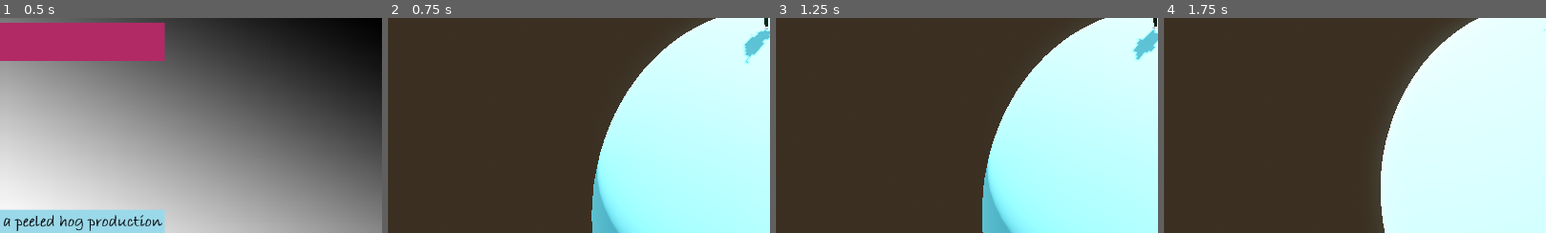
Above: before the commit, frames 1-4 (left to right).
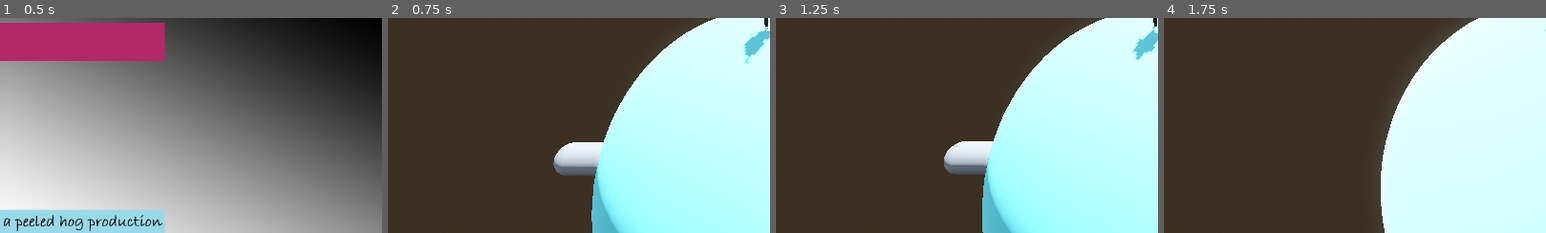
Above: after the commit, the same moments.

Repository: boner-cmd/effective-octo-pancake
Game: Godot game, scene res://Scenes/TitleScreen.tscn
The game is run twice, just before and just after one commit, with the same random seed, the same clock (stepped at 60 frames per second) and the same inputs. The engine's default icon, where the game draws it, is replaced by a stand-in: a white triangle on a blue panel in a dark square.
Inputs (mouse positions are % of the whole screen's width and height, from its top left):
- Up to frame 1 (0.5 s): no input
- Up to frame 2 (0.75 s): click (11, 42) at 0.5 s
- Up to frame 3 (1.25 s): no input
- Up to frame 4 (1.75 s): tap Enter (ui_accept) at 1.25 s; move the mouse to (55, 50) at 1.27 s; hold W (up) from 1.28 s (still down); hold F (advance_dialogue) from 1.28 s (still down); tap Space (jump) at 1.52 s
The pictures show only the part of the screen within x 0-50%, y 50-100%; the shares and areas given below are measured in that part.

Frame 1 is identical in both runs. In frame 2, 1.7% of the frame differs, in the area x 43-57%, y 57-74%; in frame 3, 1.7%; in frame 4, nothing differs.

Commit message:
some junk

Diff:
--- /dev/null
+++ b/Character Scenes/interaction_detector.gd
@@ -0,0 +1,23 @@
+extends Area3D
+
+# Tracks the current object the player is overlapping with
+var current_interactable: Object = null
+var interaction_label: Object = null
+
+func _ready() -> void:
+	# Connect the area signals to handle detection
+	area_entered.connect(_on_area_entered)
+	area_exited.connect(_on_area_exited)
+
+func _unhandled_input(event: InputEvent) -> void:
+	if event.is_action_pressed("interact") and current_interactable:
+		current_interactable.interact()
+
+func _on_area_entered(area: Area3D) -> void:
+	current_interactable = area
+
+
+func _on_area_exited(area: Area3D) -> void:
+	if current_interactable == area:
+
+		current_interactable = null
--- a/Character Scenes/player_character.tscn
+++ b/Character Scenes/player_character.tscn
@@ -2,9 +2,13 @@
 
 [ext_resource type="Script" uid="uid://d3dv6stic6t51" path="res://Character Scenes/PlayerController.gd" id="1_0vv0x"]
 [ext_resource type="PackedScene" uid="uid://byt7wit5jcupg" path="res://Character Scenes/clown_rig_fbx.tscn" id="2_4chgf"]
+[ext_resource type="Script" uid="uid://drhf5jq65yoh" path="res://Character Scenes/interaction_detector.gd" id="3_ee4y8"]
 
 [sub_resource type="CapsuleShape3D" id="CapsuleShape3D_4chgf"]
 radius = 0.35
+
+[sub_resource type="CylinderShape3D" id="CylinderShape3D_4chgf"]
+radius = 2.0
 
 [node name="CharacterBody3D" type="CharacterBody3D" unique_id=1611932631]
 collision_mask = 2
@@ -23,3 +27,12 @@
 
 [node name="RayCast3D" type="RayCast3D" parent="." unique_id=425421893]
 collision_mask = 2
+
+[node name="InteractionDetector" type="Area3D" parent="." unique_id=843732708]
+collision_layer = 0
+collision_mask = 16
+script = ExtResource("3_ee4y8")
+
+[node name="CollisionShape3D" type="CollisionShape3D" parent="InteractionDetector" unique_id=498889190]
+transform = Transform3D(1, 0, 0, 0, 1, 0, 0, 0, 1, 0, 1, 0)
+shape = SubResource("CylinderShape3D_4chgf")
--- a/Scenes/DialogueManager/DialogueManager.gd
+++ b/Scenes/DialogueManager/DialogueManager.gd
@@ -6,26 +6,23 @@
 var current_line_index = 0
 
 var text_box
-var text_box_position: Vector2
 
 var is_dialogue_active = false
 var can_advance_line = false
 
-func start_dialogue(position: Vector2, lines: Array[String]):
+func start_dialogue(sub_viewport : SubViewport, lines: Array[String]):
 	if is_dialogue_active:
 		return
 
 	dialogue_lines = lines
-	text_box_position = position
-	_show_text_box()
+	_show_text_box(sub_viewport)
 
 	is_dialogue_active = true
 
-func _show_text_box():
+func _show_text_box(sub_viewport : SubViewport):
 	text_box = text_box_scene.instantiate()
 	text_box.finished_displaying.connect(_on_text_box_finished_displaying)
-	get_tree().root.add_child(text_box)
-	text_box.global_posiotion = text_box_position
+	sub_viewport.add_child(text_box)
 	text_box.display_text(dialogue_lines[current_line_index])
 	can_advance_line = false
 
@@ -47,4 +44,4 @@
 			current_line_index = 0
 			return
 
-		_show_text_box()
+		#_show_text_box()
--- /dev/null
+++ b/Scenes/DialogueManager/InteractionAreaTemplate.tscn
@@ -0,0 +1,38 @@
+[gd_scene format=3 uid="uid://dd1q0dg8wn1nx"]
+
+[ext_resource type="Script" uid="uid://cfrvqrfsuonyf" path="res://Scenes/DialogueManager/interaction_area_template.gd" id="1_5i06m"]
+
+[sub_resource type="CapsuleMesh" id="CapsuleMesh_y5h15"]
+
+[sub_resource type="CylinderShape3D" id="CylinderShape3D_ihs6g"]
+radius = 2.0
+
+[sub_resource type="ViewportTexture" id="ViewportTexture_ihs6g"]
+viewport_path = NodePath("SubViewport")
+
+[node name="InteractionAreaTemplate" type="Node3D" unique_id=1441746603]
+
+[node name="PlaceholderMesh" type="MeshInstance3D" parent="." unique_id=1970345478]
+transform = Transform3D(1, 0, 0, 0, 1, 0, 0, 0, 1, 0, 1, 0)
+mesh = SubResource("CapsuleMesh_y5h15")
+
+[node name="Area3D" type="Area3D" parent="." unique_id=1533181775]
+transform = Transform3D(1, 0, 0, 0, 1, 0, 0, 0, 1, 0, 1, 0)
+collision_layer = 16
+collision_mask = 0
+script = ExtResource("1_5i06m")
+
+[node name="CollisionShape3D" type="CollisionShape3D" parent="Area3D" unique_id=1777274432]
+shape = SubResource("CylinderShape3D_ihs6g")
+
+[node name="Sprite3D" type="Sprite3D" parent="Area3D" unique_id=1145438084]
+transform = Transform3D(1, 0, 0, 0, 1, 0, 0, 0, 1, 0, 1.5243759, 0)
+transparency = 1.0
+cast_shadow = 0
+billboard = 1
+texture_filter = 0
+texture = SubResource("ViewportTexture_ihs6g")
+
+[node name="SubViewport" type="SubViewport" parent="." unique_id=222289861]
+unique_name_in_owner = true
+transparent_bg = true
--- /dev/null
+++ b/Scenes/DialogueManager/interaction_area_template.gd
@@ -0,0 +1,13 @@
+extends Node3D
+
+@onready var sub_viewport: SubViewport = %SubViewport
+
+
+
+const lines: Array[String] = [
+	"press F to pay respects",
+	"blah blah blah"
+]
+
+func interact() -> void:
+	DialogueManager.start_dialogue(sub_viewport, lines)
--- a/Scenes/DialogueManager/text_box.gd
+++ b/Scenes/DialogueManager/text_box.gd
@@ -19,7 +19,7 @@
 	label.text = text_to_display
 
 	await resized
-	custom_minimum_size = min(size.x, MAX_WIDTH)
+	custom_minimum_size.x = min(size.x, MAX_WIDTH)
 
 	if size.x > MAX_WIDTH:
 		label.autowrap_mode = TextServer.AUTOWRAP_WORD
--- a/Scenes/DialogueManager/text_box.tscn
+++ b/Scenes/DialogueManager/text_box.tscn
@@ -4,8 +4,17 @@
 [ext_resource type="Texture2D" uid="uid://dvcd40p0klyl1" path="res://Placeholder Assets (UI)/text_rect_placeholder.png" id="2_ot2p7"]
 
 [node name="TextBox" type="MarginContainer" unique_id=1198593662]
-offset_right = 65.0
-offset_bottom = 65.0
+anchors_preset = 8
+anchor_left = 0.5
+anchor_top = 0.5
+anchor_right = 0.5
+anchor_bottom = 0.5
+offset_left = -32.5
+offset_top = -32.5
+offset_right = 32.5
+offset_bottom = 32.5
+grow_horizontal = 2
+grow_vertical = 2
 script = ExtResource("1_0kxgl")
 
 [node name="NinePatchRect" type="NinePatchRect" parent="." unique_id=477419255]
--- a/Scenes/MainScene.tscn
+++ b/Scenes/MainScene.tscn
@@ -3,6 +3,7 @@
 [ext_resource type="PackedScene" uid="uid://bdas7npc5wwhx" path="res://Character Scenes/player_character.tscn" id="1_hpc76"]
 [ext_resource type="PackedScene" uid="uid://du48lbtyb65at" path="res://Scenes/MapUI.tscn" id="2_tr2i4"]
 [ext_resource type="PackedScene" uid="uid://dp211qoeihfpj" path="res://Scenes/Planets/planet_template.tscn" id="3_nhkr4"]
+[ext_resource type="PackedScene" uid="uid://dd1q0dg8wn1nx" path="res://Scenes/DialogueManager/InteractionAreaTemplate.tscn" id="4_7rqgy"]
 
 [sub_resource type="SphereShape3D" id="SphereShape3D_ylgs7"]
 radius = 5.0
@@ -24,3 +25,6 @@
 shape = SubResource("SphereShape3D_ylgs7")
 
 [node name="PlanetTemplate" parent="DefaultLoadingPlanet" unique_id=731662202 instance=ExtResource("3_nhkr4")]
+
+[node name="InteractionAreaTemplate" parent="DefaultLoadingPlanet" unique_id=1441746603 instance=ExtResource("4_7rqgy")]
+transform = Transform3D(-4.371139e-08, -1, 0, 1, -4.371139e-08, 0, 0, 0, 1, -5.0489464, 0, 0)
--- a/project.godot
+++ b/project.godot
@@ -86,6 +86,10 @@
 ]
 }
 
+[layer_names]
+
+3d_physics/layer_5="Interactable"
+
 [physics]
 
 3d/physics_engine="Jolt Physics"
Not shown, added: Character Scenes/interaction_detector.gd.uid
Not shown, added: Scenes/DialogueManager/interaction_area_template.gd.uid
